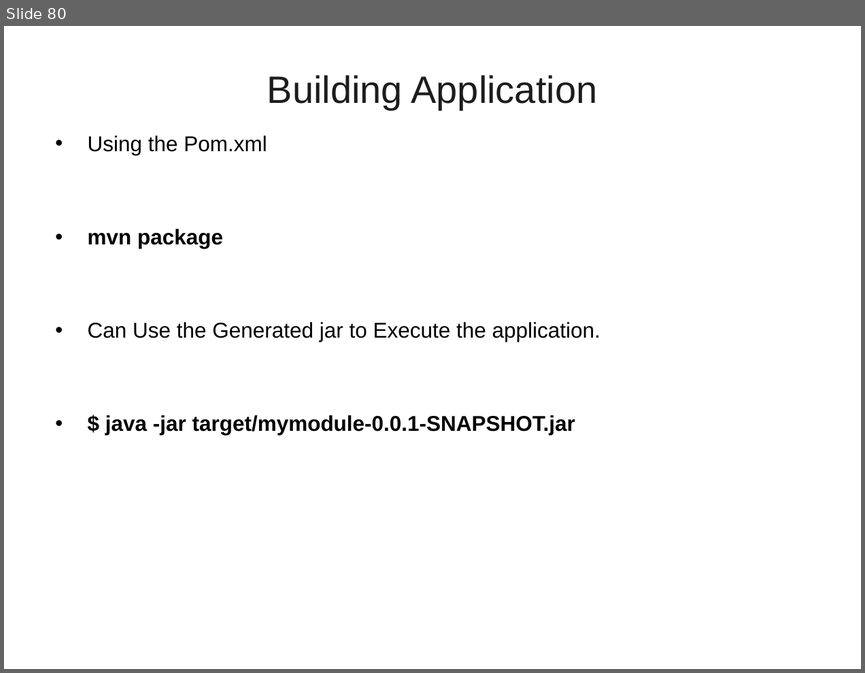
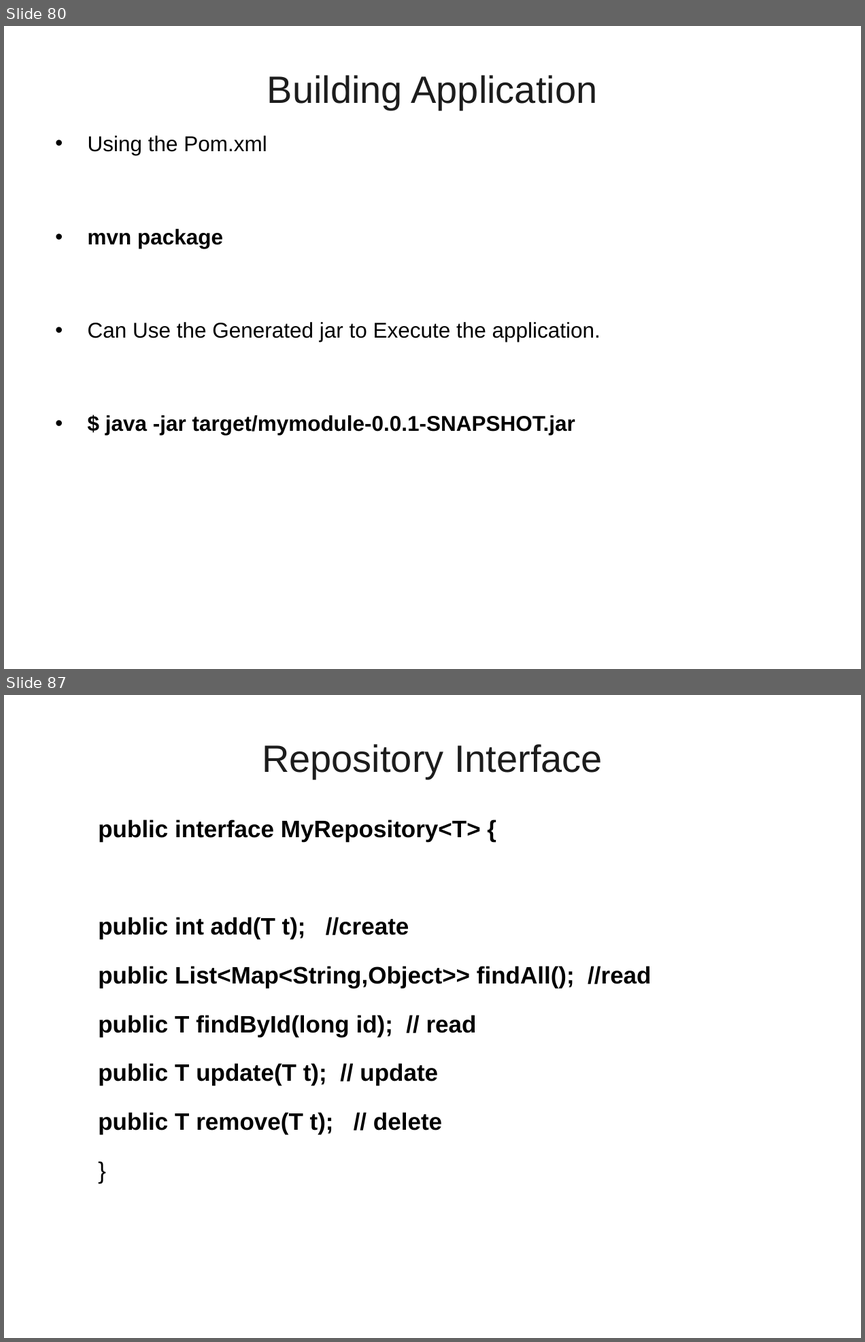
Before and after one commit to vatsanTraining/corejava, a slide deck: SpringBoot_Module1.ppt. Shown one above the other, each under a label of ours: slide 80 before the commit, slides 80 and 87 after it; the slides between them are not shown. The pictures are 865x673 and 865x1342 pixels, drawn with LibreOffice and Linux fonts; fonts in the diff are those of the drawing; background and template pictures are left out. Boxes give left, top, right and bottom in pixels: in the first picture for what was removed or moved away, otherwise in the second. Text is boxed around its words. In the diff, an @@ line names an element or a change of style, - is before the commit and + after.

```diff
--- a/SpringBoot_Module1.ppt
+++ b/SpringBoot_Module1.ppt
@@ slide 87 added at box(4, 695, 861, 1338), background picture (left out) @@
@@ title added at box(262, 744, 602, 779), 32 pt, text #1C1C1C @@
+Repository Interface
@@ text added at box(98, 819, 651, 1134), 20 pt, text #000000, bold @@
+  public interface MyRepository<T> {
+  public int add(T t); //create
+  public List<Map<String,Object>> findAll(); //read
+  public T findById(long id); // read
+  public T update(T t); // update
+  public T remove(T t); // delete
+  }
```
Also in this commit, not shown: 16 other slides added.
